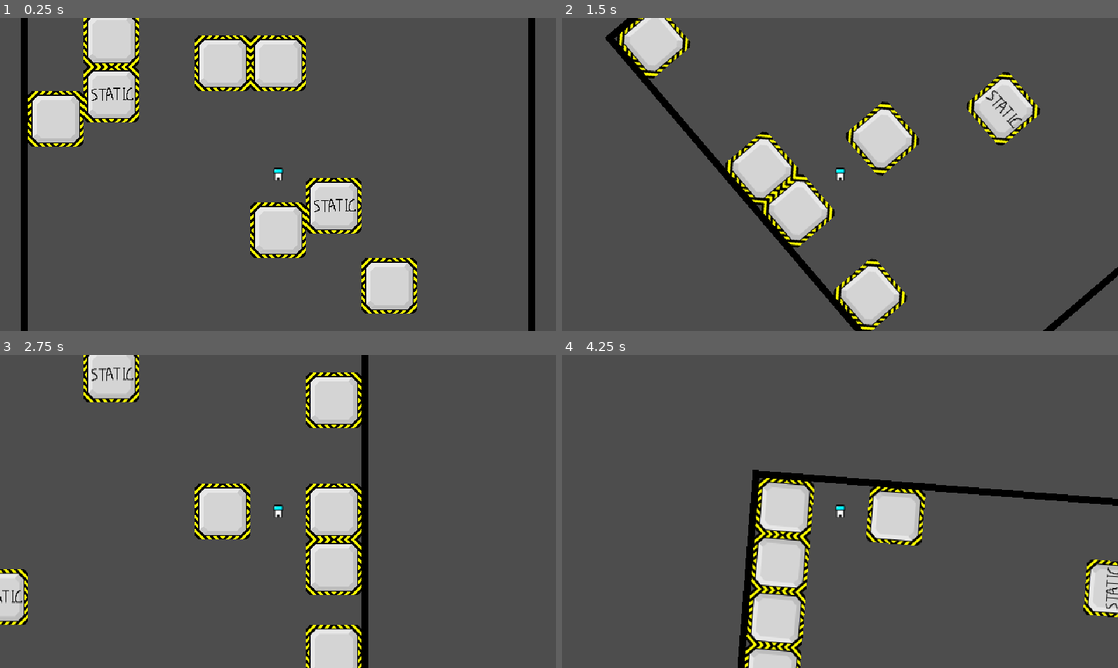
Above: before the commit, frames 1-4 (two rows, left to right).
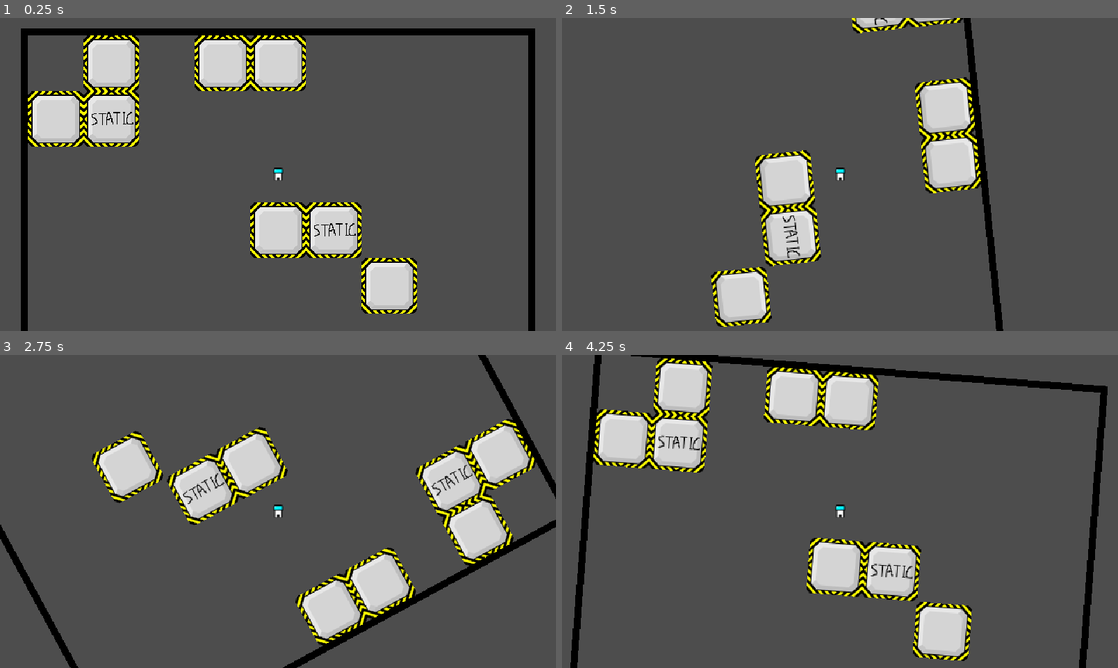
Above: after the commit, the same moments.

Repository: wojtekmal/escape-blocks
Game: Godot game, scene res://Levels/test_level_template_3.tscn
Same seed, same stepped clock (60 frames per second), same inputs: the game is played once before the commit and once after it. The project has no main scene, so this scene is started directly.
Inputs:
- Up to frame 1 (0.25 s): no input
- Up to frame 2 (1.5 s): hold Right (gravity_right) 0.53-1.28 s; tap W (jump) at 0.77 s; hold Left (gravity_left) from 1.28 s (still down)
- Up to frame 3 (2.75 s): tap W (jump) at 1.52 s; release Left (gravity_left) at 2.03 s; hold Right (gravity_right) from 2.03 s (still down)
- Up to frame 4 (4.25 s): release Right (gravity_right) at 2.78 s; hold Up (gravity_up) 2.78-3.53 s; tap W (jump) at 3.02, 3.77 s; tap Enter at 3.5 s; hold Left (gravity_left) from 3.53 s (still down)

The runs differ from the first frame. In frame 1, 6.2% of the frame differs, in the area x 3-97%, y 0-77%; in frame 2, 19%; in frame 3, 25%; in frame 4, 29%, in the area x 1-100%, y 0-100%.
Error after the commit: Invalid call. Nonexistent function 'get_real_class' in base 'TileMap'. (res://Levels/LevelTemplate.gd:338)

Commit message:
Started to add the tilemap that will act as static blocks.

Diff:
--- a/engine/Actors/Player.tscn
+++ b/engine/Actors/Player.tscn
@@ -103,7 +103,7 @@
 "speed": 5.0
 }]
 
-[node name="Player" type="CharacterBody2D"]
+[node name="Player" type="CharacterBody2D" groups=["interacting_entities"]]
 collision_layer = 0
 collision_mask = 0
 script = ExtResource("2")
--- a/engine/Levels/LevelTemplate.gd
+++ b/engine/Levels/LevelTemplate.gd
@@ -10,9 +10,10 @@
 @export var board_dimensions : Vector2i : set = set_board_dimensions
 @export var total_rotations : int = 0
 @export var now_rotations : int
-@onready var tilemap := $TileMap
+@onready var tilemap := $BoardLimits
 @onready var player := $Player
 @onready var rotation_timer = $RotationTimer
+@onready var walls := $Walls
 var moving_entities = []
 var column_top_still_blocks = []
 var fall_speed = 100
@@ -26,8 +27,9 @@
 func _ready():
 	rotation_timer.timeout.connect(rotation_ended)
 	board_dimensions = board_dimensions
+	tilemap.board_dimensions = board_dimensions
 	#calls the setter function
-	pass
+
 	#for moving_block in moving_blocks:
 	#	print_debug("check")
 	#for moving_block in moving_blocks:
@@ -329,6 +331,7 @@
 	board_dimensions = newValue
 	left_wall = -board_dimensions.x * 32
 	top_wall = -board_dimensions.y * 32
+	#walls.position = Vector2(left_wall, top_wall)
 
 	for child in get_children():
 		#print_debug(child.get_name())
--- a/engine/Levels/LevelTemplate.tscn
+++ b/engine/Levels/LevelTemplate.tscn
@@ -85,12 +85,12 @@
 board_cords = Vector2i(3, 2)
 board_dimensions = Vector2i(8, 5)
 
-[node name="TileMap" type="TileMap" parent="."]
+[node name="BoardLimits" type="TileMap" parent="."]
 tile_set = SubResource("2")
 format = 2
-layer_0/tile_data = PackedInt32Array(1376223, 0, 0, -1310753 …(2561 unchanged characters)… 576, 0, 0, -65569, 0, 0, -131040, 0, 0, -33, 0, 0, -65504, 0, 0, 65503, 0, 0, 32, 0, 0, 131039, 0, 0, 65568, 0, 0, 196575, 0, 0, 131104, 0, 0, 262111, 0, 0, 196640, 0, 0, 327647, 0, 0, 262176, 0, 0, 393183, 0, 0, 327712, 0, 0, 458719, 0, 0, 393248, 0, 0, 524255, 0, 0, 458784, 0, 0, 589791, 0, 0, 524320, 0, 0, 655327, 0, 0, 589856, 0, 0, 720863, 0, 0, 655392, 0, 0, 786399, 0, 0, 720928, 0, 0, 851935, 0, 0, 786464, 0, 0, 917471, 0, 0, 852000, 0, 0, 983007, 0, 0, 917536, 0, 0, 1048543, 0, 0, 983072, 0, 0, 1114079, 0, 0, 1048608, 0, 0, 1179615, 0, 0, 1114144, 0, 0, 1245151, 0, 0, 1179680, 0, 0, 1310687, 0, 0, 1245216, 0, 0)
+layer_0/tile_data = PackedInt32Array(1376223, 0, 0, -1310753 …(2561 unchanged characters)… 576, 0, 0, -65569, 0, 0, -131040, 0, 0, 131039, 0, 0, 65568, 0, 0, 196575, 0, 0, 131104, 0, 0, 262111, 0, 0, 196640, 0, 0, 327647, 0, 0, 262176, 0, 0, 393183, 0, 0, 327712, 0, 0, 458719, 0, 0, 393248, 0, 0, 524255, 0, 0, 458784, 0, 0, 589791, 0, 0, 524320, 0, 0, 655327, 0, 0, 589856, 0, 0, 720863, 0, 0, 655392, 0, 0, 786399, 0, 0, 720928, 0, 0, 851935, 0, 0, 786464, 0, 0, 917471, 0, 0, 852000, 0, 0, 983007, 0, 0, 917536, 0, 0, 1048543, 0, 0, 983072, 0, 0, 1114079, 0, 0, 1048608, 0, 0, 1179615, 0, 0, 1114144, 0, 0, 1245151, 0, 0, 1179680, 0, 0, 1310687, 0, 0, 1245216, 0, 0, -33, 0, 0, -65504, 0, 0, 65503, 0, 0, 32, 0, 0)
 script = ExtResource("4_gvo1y")
-tilemap_dimensions = Vector2i(8, 5)
+board_dimensions = Vector2i(8, 5)
 
 [node name="MovingBlock8x8" parent="." instance=ExtResource("2")]
 position = Vector2(-32, -128)
@@ -135,3 +135,6 @@
 [node name="RotationTimer" type="Timer" parent="."]
 one_shot = true
 script = ExtResource("6_lnp4p")
+
+[node name="Walls" type="TileMap" parent="." groups=["interacting_entities"]]
+format = 2
--- a/engine/Levels/StaticBlock8x8.tscn
+++ b/engine/Levels/StaticBlock8x8.tscn
@@ -6,7 +6,7 @@
 [sub_resource type="RectangleShape2D" id="RectangleShape2D_eto6a"]
 size = Vector2(64, 64)
 
-[node name="StaticBlock8x8" type="StaticBody2D"]
+[node name="StaticBlock8x8" type="StaticBody2D" groups=["interacting_entities"]]
 position = Vector2(32, 32)
 collision_layer = 0
 collision_mask = 0
--- a/engine/Levels/test_level_template_3.tscn
+++ b/engine/Levels/test_level_template_3.tscn
@@ -11,7 +11,7 @@
 
 [node name="TileMap" parent="." index="1"]
 layer_0/tile_data = PackedInt32Array(2162651, 0, 0, -2097189, 0, 0, 2162652, 0, 0, -2097188, 0, 0, 2162653, 0, 0, -2097 …(4121 unchanged characters)…
-tilemap_dimensions = Vector2i(9, 8)
+board_dimensions = null
 
 [node name="MovingBlock8x8" parent="." index="2"]
 position = Vector2(-64, -224)
--- a/engine/blocks/MovingBlock8x8.tscn
+++ b/engine/blocks/MovingBlock8x8.tscn
@@ -6,7 +6,7 @@
 [sub_resource type="RectangleShape2D" id="RectangleShape2D_eto6a"]
 size = Vector2(64, 64)
 
-[node name="MovingBlock8x8" type="CharacterBody2D"]
+[node name="MovingBlock8x8" type="CharacterBody2D" groups=["interacting_entities"]]
 position = Vector2(32, 32)
 collision_layer = 0
 collision_mask = 0
--- a/engine/scripts/TileMap.gd
+++ b/engine/scripts/TileMap.gd
@@ -1,7 +1,7 @@
 @tool
 class_name MyTileMap
 extends TileMap
-@export var tilemap_dimensions : Vector2i : set = set_tilemap_dimensions
+@export var board_dimensions : Vector2i : set = set_board_dimensions
 
 # Called when the node enters the scene tree for the first time.
 func _ready():
@@ -15,14 +15,14 @@
 func get_real_class():
 	return "TileMap"
 
-func set_tilemap_dimensions(newValue):
-	for i in range(-tilemap_dimensions.x * 4 - 1, tilemap_dimensions.x * 4 + 1):
-		set_cell(0, Vector2i(i, tilemap_dimensions.y * 4), -1, Vector2i(0, 0))
-		set_cell(0, Vector2i(i, -tilemap_dimensions.y * 4 - 1), -1, Vector2i(0, 0))
+func set_board_dimensions(newValue):
+	for i in range(-board_dimensions.x * 4 - 1, board_dimensions.x * 4 + 1):
+		set_cell(0, Vector2i(i, board_dimensions.y * 4), -1, Vector2i(0, 0))
+		set_cell(0, Vector2i(i, -board_dimensions.y * 4 - 1), -1, Vector2i(0, 0))
 
-	for i in range(-tilemap_dimensions.y * 4 - 1, tilemap_dimensions.y * 4 + 1):
-		set_cell(0, Vector2i(-tilemap_dimensions.x * 4 - 1, i), -1, Vector2i(0, 0))
-		set_cell(0, Vector2i(tilemap_dimensions.x * 4, i), -1, Vector2i(0, 0))
+	for i in range(-board_dimensions.y * 4 - 1, board_dimensions.y * 4 + 1):
+		set_cell(0, Vector2i(-board_dimensions.x * 4 - 1, i), -1, Vector2i(0, 0))
+		set_cell(0, Vector2i(board_dimensions.x * 4, i), -1, Vector2i(0, 0))
 
 	for i in range(-newValue.x * 4 - 1, newValue.x * 4 + 1):
 		set_cell(0, Vector2i(i, newValue.y * 4), 0, Vector2i(0, 0))
@@ -32,4 +32,4 @@
 		set_cell(0, Vector2i(-newValue.x * 4 - 1, i), 0, Vector2i(0, 0))
 		set_cell(0, Vector2i(newValue.x * 4, i), 0, Vector2i(0, 0))
 
-	tilemap_dimensions = newValue
+	board_dimensions = newValue
